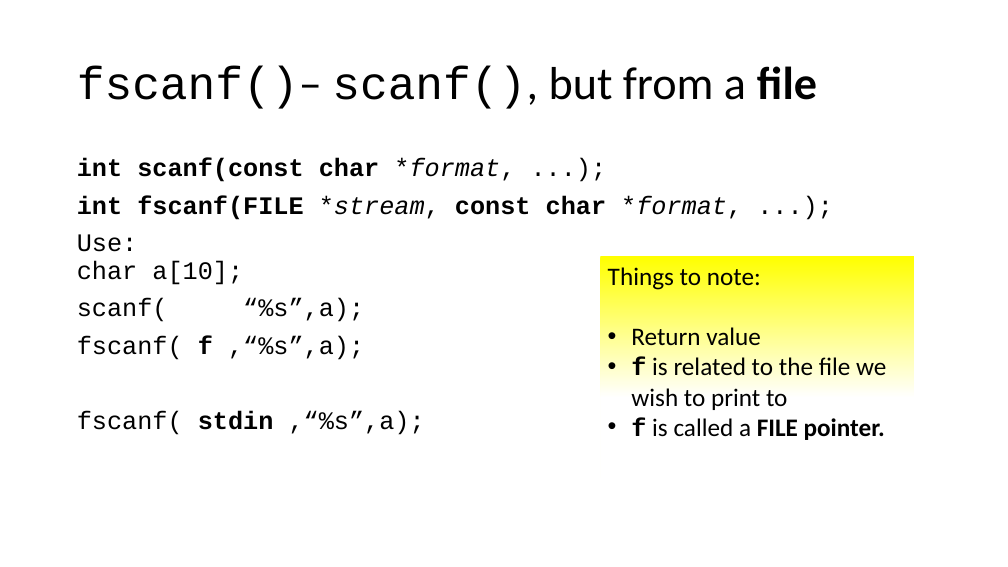
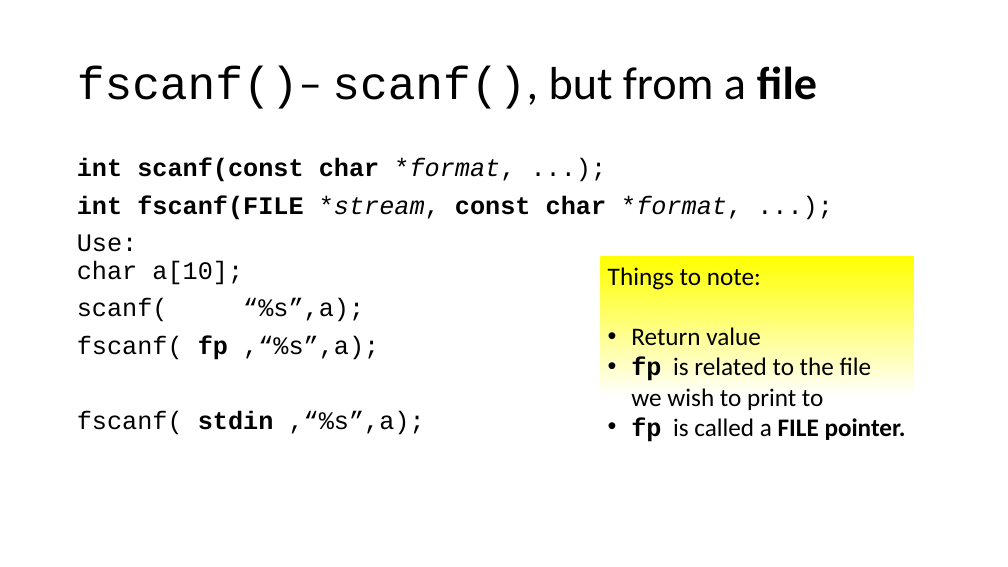
Before and after one commit to rbadrinath/FCP, a slide deck: slide 5 of slides/15-FileIO.pptx (slide 4 before the commit). Drawn at 1008x567 pixels with LibreOffice and Linux fonts; fonts in the diff are those of the drawing. Boxes give left, top, right and bottom in pixels: in the first picture for what was removed or moved away, otherwise in the second. Text is boxed around its words. In the diff, an @@ line names an element or a change of style, - is before the commit and + after.

```diff
--- a/slides/15-FileIO.pptx
+++ b/slides/15-FileIO.pptx
@@ text at (77,336,379,360): text changed @@
-fscanf( f ,“%s”,a);
+fscanf( fp ,“%s”,a);
@@ text in rectangle at (631,357,906,442): text changed @@
-• f is related to the file we wish to print to
-• f is called a FILE pointer.
+• fp is related to the file we wish to print to
+• fp is called a FILE pointer.
```
Also in this commit, not shown: 4 other slides changed, 3 slides added, 3 other files.
